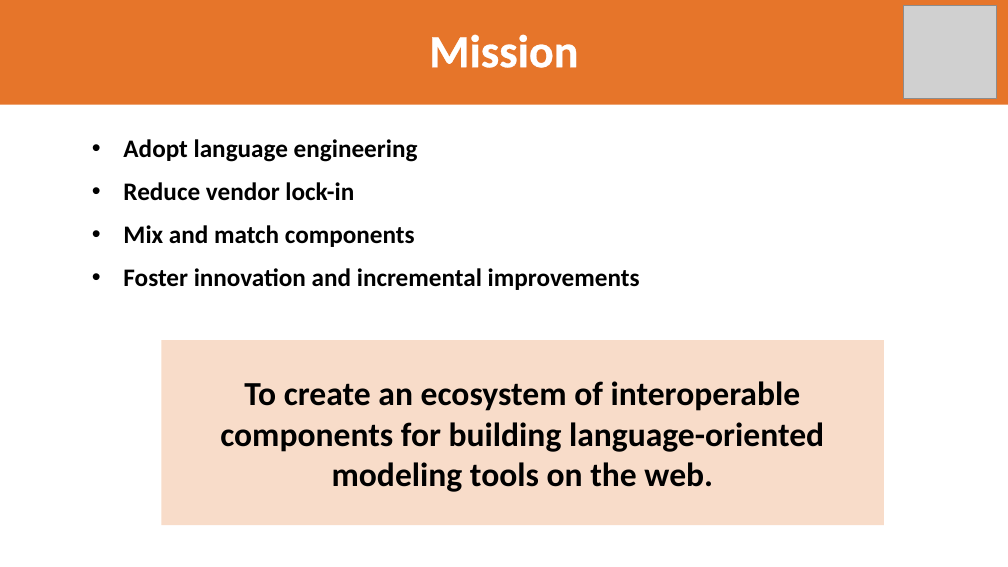
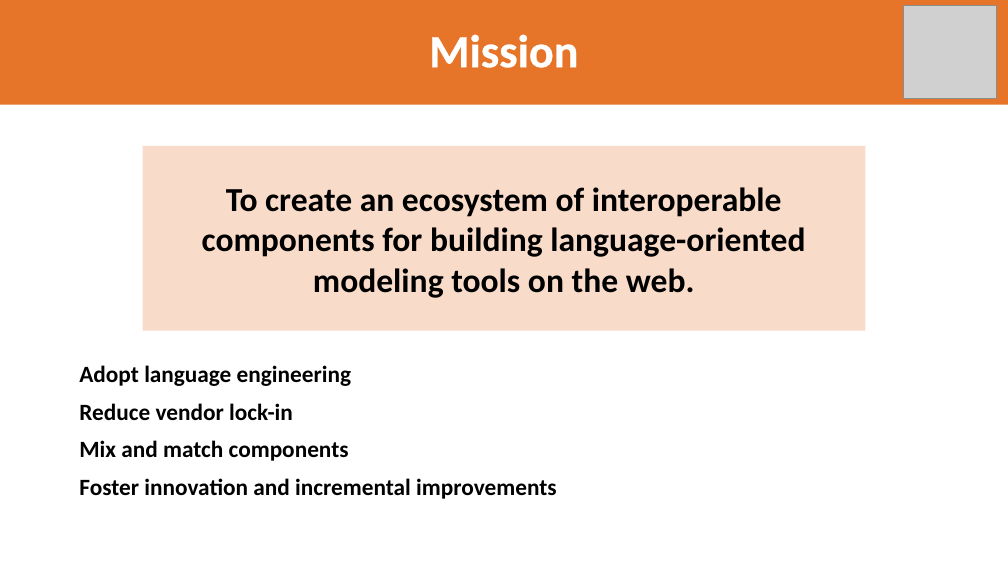
Before and after one commit to LionWeb-io/specification, a slide deck: slide 3 of resources/LangDev 2024 Talk-jos.pptx. Drawn at 1008x567 pixels with LibreOffice and Linux fonts; fonts in the diff are those of the drawing; grey boxes stand for pictures; background and template pictures are left out. Boxes give left, top, right and bottom in pixels: in the first picture for what was removed or moved away, otherwise in the second. Text is boxed around its words. In the diff, an @@ line names an element or a change of style, - is before the commit and + after.

Commit message:
Layout improved, more text

```diff
--- a/resources/LangDev 2024 Talk-jos.pptx
+++ b/resources/LangDev 2024 Talk-jos.pptx
@@ text "Adopt language engineering" at [79, 365, 556, 499]: size 24 to 22.2 pt; bullet • to none; line spacing 1 to 0.9 @@
@@ rectangle "To create an ecosystem of ...": place and size @@
-rectangle "To create an ecosystem of ..." at [161, 340, 884, 526]
+rectangle "To create an ecosystem of ..." at [143, 146, 866, 331]
```
Also in this commit, not shown: 14 other slides changed, 7 slides added, 8 slides removed.
